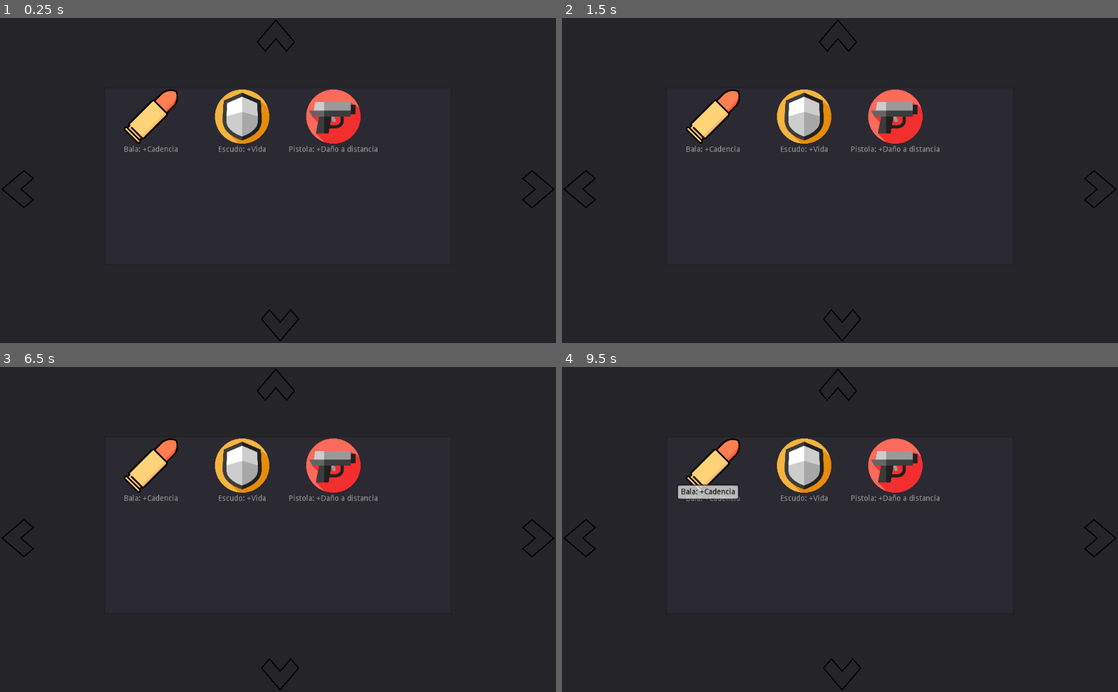
Above: before the commit, frames 1-4 (two rows, left to right).
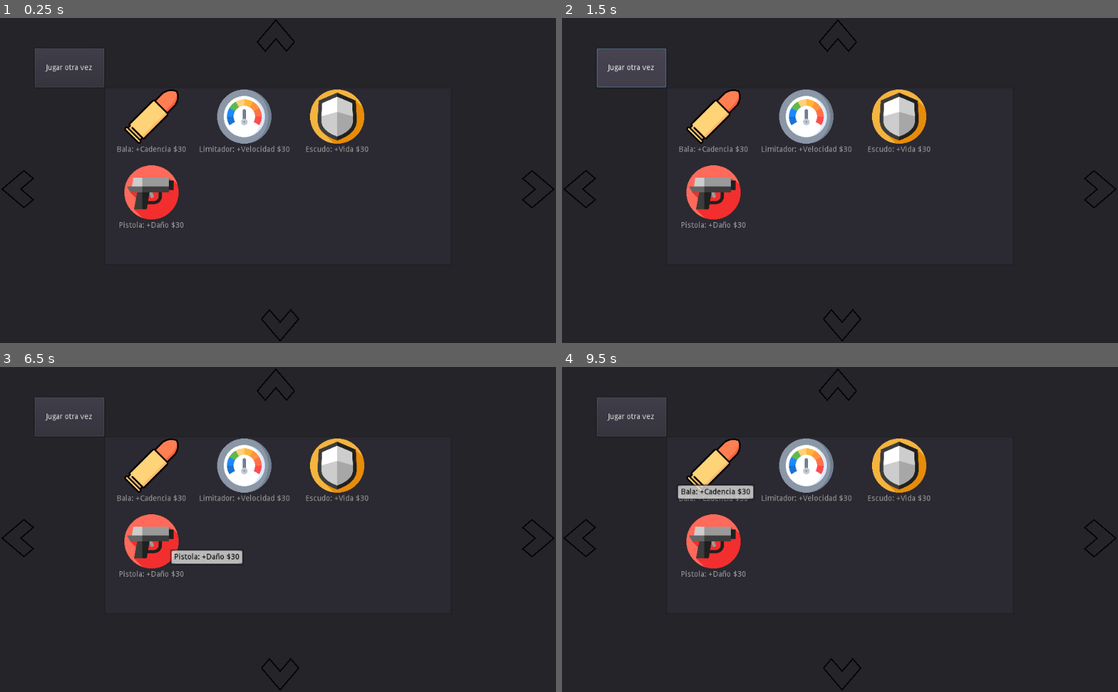
Above: after the commit, the same moments.

Repository: JuanG10/boss
Game: Godot game, scene res://UpgradeScreen/BasePanel.tscn
The game is run twice, just before and just after one commit, with the same random seed, the same clock (stepped at 60 frames per second) and the same inputs. This scene is started directly instead of the project's main scene.
Inputs (mouse positions are in pixels of both pictures, inside the frame that each line leads up to):
- Up to frame 1 (0.25 s): no input
- Up to frame 2 (1.5 s): click (628, 66) at 0.5 s, where only the run after the commit has a clickable "Jugar otra vez"; click (628, 66) at 1.25 s, where only the run after the commit has a clickable "Jugar otra vez"
- Up to frame 3 (6.5 s): click (16, 539) at 2 s; click (539, 539) at 2.75 s; click (278, 675) at 3.5 s; click (278, 383) at 4.25 s; tap Enter (ui_accept) at 5, 5.27, 5.75, 6.02 s; move the mouse to (400, 513) at 5.02 s; hold D (right) 5.03-5.78 s; tap E (next_color) at 5.1 s; move the mouse to (166, 545) at 5.77 s; hold S (down) from 5.78 s (still down); tap Q (previous_color) at 5.85 s
- Up to frame 4 (9.5 s): move the mouse to (895, 458) at 6.52 s; release S (down) at 6.53 s; hold D (right) 6.53-7.28 s; tap E (next_color) at 6.6, 8.1 s; move the mouse to (812, 594) at 7.27 s; hold W (up) 7.28-8.03 s; tap Q (previous_color) at 7.35, 8.85 s; tap Enter (ui_accept) at 7.52, 8, 8.27, 8.75, 9.02 s; move the mouse to (1006, 578) at 8.02 s; hold A (left) from 8.03 s (still down); move the mouse to (673, 480) at 8.77 s

The runs differ from the first frame. In frame 1, 5.3% of the frame differs, in the area x 6-68%, y 9-65%; in frame 2, 5.9%; in frame 3, 5.8%; in frame 4, 5.4%.
Error in both runs: Trying to assign value of type 'Viewport' to a variable of type 'Node2D'. (res://UpgradeScreen/Pannels.gd:5)

Commit message:
logicaDeMejorasRealizada

Diff:
--- a/Coins.gd
+++ b/Coins.gd
@@ -1,4 +1,7 @@
 extends Label
+
+func _ready():
+	set_text("Coins: " + str(GlobalVariables.money))
 
 func on_update():
 	set_text("Coins: " + str(GlobalVariables.money))
--- /dev/null
+++ b/Points.gd
@@ -0,0 +1,7 @@
+extends Label
+
+func _ready():
+	set_text("Points: " + str(GlobalVariables.points))
+
+func on_update():
+	set_text("Points: " + str(GlobalVariables.points))
--- a/UpgradeScreen/BasePanel.tscn
+++ b/UpgradeScreen/BasePanel.tscn
@@ -5,3 +5,12 @@
 
 [node name="BasePanel" instance=ExtResource( 1 )]
 background = ExtResource( 2 )
+
+[node name="Play_again_button" type="Button" parent="." index="5"]
+margin_left = 64.0
+margin_top = 56.0
+margin_right = 192.0
+margin_bottom = 128.0
+text = "Jugar otra vez"
+[connection signal="item_activated" from="upgrade_list" to="upgrade_list" method="_on_list_item_activated"]
+[connection signal="button_up" from="Play_again_button" to="." method="_on_Play_again_button_up"]
--- a/UpgradeScreen/Pannels.gd
+++ b/UpgradeScreen/Pannels.gd
@@ -12,3 +12,6 @@
 func _on_button_up(fill_mode:int, next_pos:Vector2)->void:
 	# fill_mode debe ser 0-8. Ver en documentacion de TextureProgress.
 	upgradeMainWindow.change_panel_to(fill_mode, next_pos)
+
+func _on_Play_again_button_up():
+	upgradeMainWindow.get_tree().change_scene("res://proof of concept.tscn")
--- a/UpgradeScreen/upgrade_list.gd
+++ b/UpgradeScreen/upgrade_list.gd
@@ -3,11 +3,14 @@
 onready var parent_name = get_parent().name
 const ICON_SIZE = Vector2(100,100)
 
+const intPrecio = 30
+const precio = "$" + str(intPrecio) # Debería ir incrementando.
+
 # Iconos. Hardcodeado por ahora.
 const BASE = {
 	bala = preload("res://Iconos/bala_base.png"),
 	escudo = preload("res://Iconos/defensa_base.png"),
-	espada = preload("res://Iconos/espada_base.png"),
+	limitador = preload("res://Iconos/limitador_base.png"),
 	pistola = preload("res://Iconos/pistola_base.png")
 }
 const GREEN = {
@@ -18,12 +21,28 @@
 func _ready():
 	set_fixed_icon_size(ICON_SIZE)
 	if parent_name == "BasePanel":
-		add_item("Bala: +Cadencia", BASE.bala)
-		add_item("Escudo: +Vida", BASE.escudo)
-		add_item("Pistola: +Daño a distancia", BASE.pistola)
+		add_item("Bala: +Cadencia " + precio, BASE.bala) #0
+		add_item("Limitador: +Velocidad " + precio, BASE.limitador) #1
+		add_item("Escudo: +Vida " + precio, BASE.escudo) #2
+		add_item("Pistola: +Daño " + precio, BASE.pistola) #3
 	elif parent_name == "RedPanel":
 		add_item("Cuchillo: +Daño a corta distancia contra rojo", GREEN.cuchillo)
 		add_item("Pistola: +Daño a distancia contra rojo", GREEN.pistola)
 	elif parent_name == "GreenPanel":
 		add_item("Cuchillo: +Daño a corta distancia contra verde", GREEN.cuchillo)
 		add_item("Pistola: +Daño a distancia contra verde", GREEN.pistola)
+
+
+func _on_list_item_activated(index):
+	# Muchos if hardcodeados, refactor junto con el jugador.
+	if GlobalVariables.money >= intPrecio:
+		GlobalVariables.money -= intPrecio
+		if _get_selected_item() == 0: GlobalVariables.atk_speed *= 0.9
+		elif _get_selected_item() == 1: GlobalVariables.speed += .5
+		elif _get_selected_item() == 2: GlobalVariables.health *= 1.1
+		elif _get_selected_item() == 3: GlobalVariables.dmg += 1
+		else: pass
+	#print("VelocidadAtaque: ", GlobalVariables.atk_speed," Velocidad: ", GlobalVariables.speed, " Vida: ",GlobalVariables.health, " Daño: ", GlobalVariables.dmg)
+
+func _get_selected_item()->int:
+	return get_selected_items()[0]
--- a/main.gd
+++ b/main.gd
@@ -9,7 +9,7 @@
 var points = 0
 
 func _ready():
-	$Player.initialize($Player/CanvasLayer/Label, $Player/CanvasLayer/Coins)
+	$Player.initialize($Player/CanvasLayer/HP, $Player/CanvasLayer/Coins)
 	timer.set_one_shot(true)
 	timer.set_wait_time(5)
 	add_child(timer)
--- a/proof of concept.tscn
+++ b/proof of concept.tscn
@@ -22,7 +22,7 @@
 
 [node name="CanvasLayer" type="CanvasLayer" parent="Player"]
 
-[node name="Label" type="Label" parent="Player/CanvasLayer"]
+[node name="HP" type="Label" parent="Player/CanvasLayer"]
 margin_right = 50.0
 margin_bottom = 14.0
 text = "HP: 100"
@@ -32,10 +32,10 @@
 }
 
 [node name="Coins" type="Label" parent="Player/CanvasLayer"]
-margin_left = -0.37101
-margin_top = 11.0918
-margin_right = 50.629
-margin_bottom = 25.0918
+margin_left = 0.00356674
+margin_top = 11.2791
+margin_right = 51.0036
+margin_bottom = 25.2791
 text = "Coins: 0"
 script = ExtResource( 7 )
 __meta__ = {
Binary file added: Iconos/limitador_base.png
Not shown, added: Iconos/limitador_base.png.import
